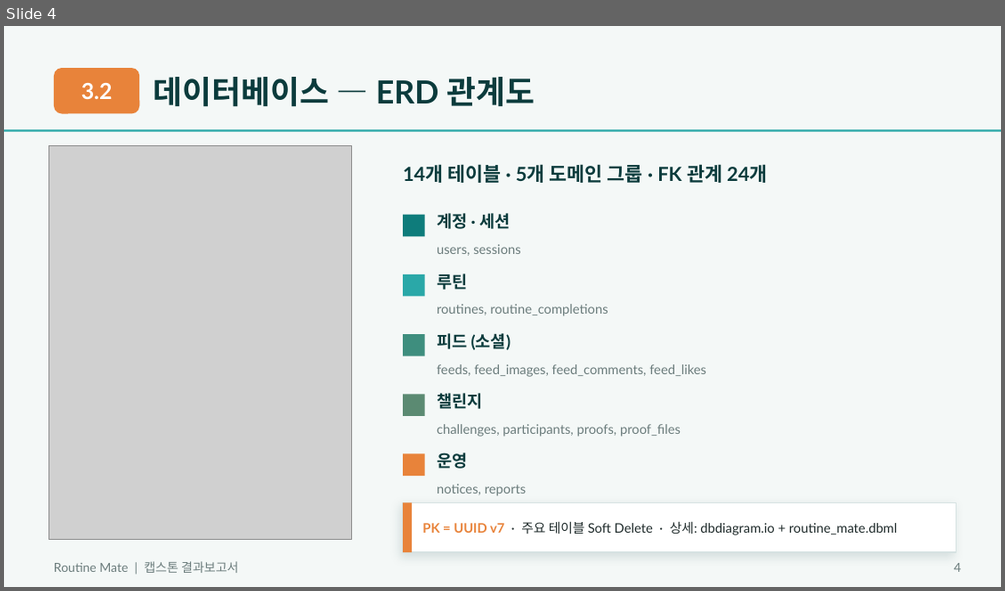
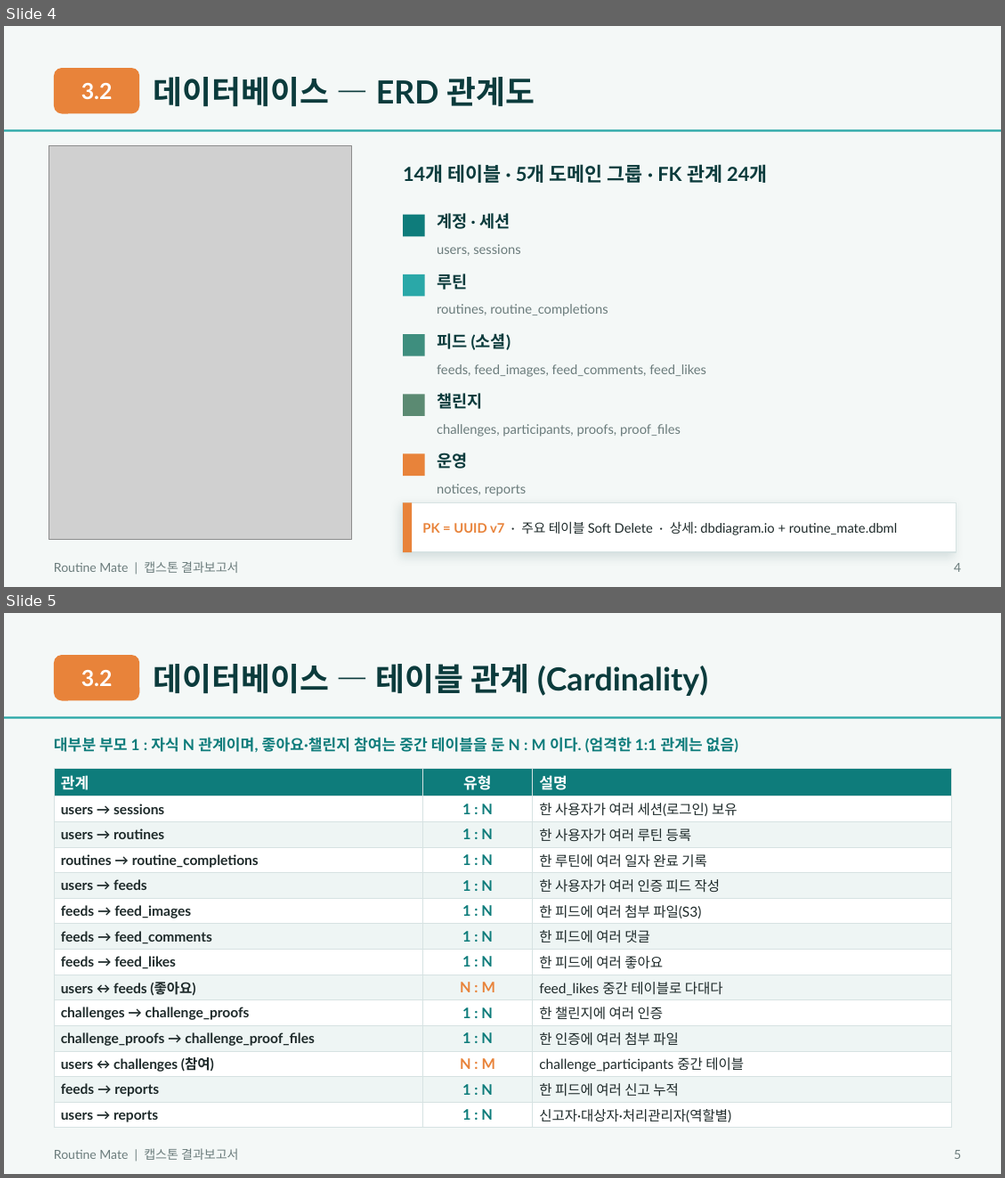
Before and after one commit to junseoja/capston, a slide deck: docs/report/deliverable/RoutineMate_본인담당파트.pptx. Shown one above the other, each under a label of ours: slide 4 before the commit, slides 4 and 5 after it. The pictures are 1005x591 and 1005x1178 pixels, drawn with LibreOffice and Linux fonts; fonts in the diff are those of the drawing; grey boxes stand for pictures. Boxes give left, top, right and bottom in pixels: in the first picture for what was removed or moved away, otherwise in the second. Text is boxed around its words. In the diff, an @@ line names an element or a change of style, - is before the commit and + after.

Commit message:
문서파일 업뎃

```diff
--- a/docs/report/deliverable/RoutineMate_본인담당파트.pptx
+++ b/docs/report/deliverable/RoutineMate_본인담당파트.pptx
@@ slide 5 added at [4,613,1001,1174], background #F4F8F7 @@
@@ rounded rectangle added at [54,655,139,701], fill #E8833A @@
@@ text added at [154,664,708,696], 23 pt, text #0B3B3C, bold @@
+데이터베이스 — 테이블 관계 (Cardinality)
@@ text added at [81,670,113,686], 16 pt, text #FFFFFF, bold @@
+3.2
@@ rectangle added at [4,716,1001,719], fill #2AA8A8 @@
@@ text added at [54,737,738,753], 11 pt, text #0E7C7B, bold @@
+대부분 부모 1 : 자식 N 관계이며, 좋아요·챌린지 참여는 중간 테이블을 둔 N : M 이다. (엄격한 1:1 관계는 없음)
@@ table added at [54,769,951,1126], 14 rows, 3 columns @@
+관계 | 유형 | 설명
+users → sessions | 1 : N | 한 사용자가 여러 세션(로그인) 보유
+users → routines | 1 : N | 한 사용자가 여러 루틴 등록
+routines → routine_completions | 1 : N | 한 루틴에 여러 일자 완료 기록
+users → feeds | 1 : N | 한 사용자가 여러 인증 피드 작성
+feeds → feed_images | 1 : N | 한 피드에 여러 첨부 파일(S3)
+feeds → feed_comments | 1 : N | 한 피드에 여러 댓글
+feeds → feed_likes | 1 : N | 한 피드에 여러 좋아요
+users ↔ feeds (좋아요) | N : M | feed_likes 중간 테이블로 다대다
+challenges → challenge_proofs | 1 : N | 한 챌린지에 여러 인증
+challenge_proofs → challenge_proof_files | 1 : N | 한 인증에 여러 첨부 파일
+users ↔ challenges (참여) | N : M | challenge_participants 중간 테이블
+feeds → reports | 1 : N | 한 피드에 여러 신고 누적
+users → reports | 1 : N | 신고자·대상자·처리관리자(역할별)
@@ text added at [54,1148,239,1159], 9 pt, text #6B7C7C @@
+Routine Mate | 캡스톤 결과보고서
@@ text added at [954,1150,961,1159], 9 pt, text #6B7C7C @@
+5
```
Also in this commit, not shown: 14 slides changed, 4 other files.
